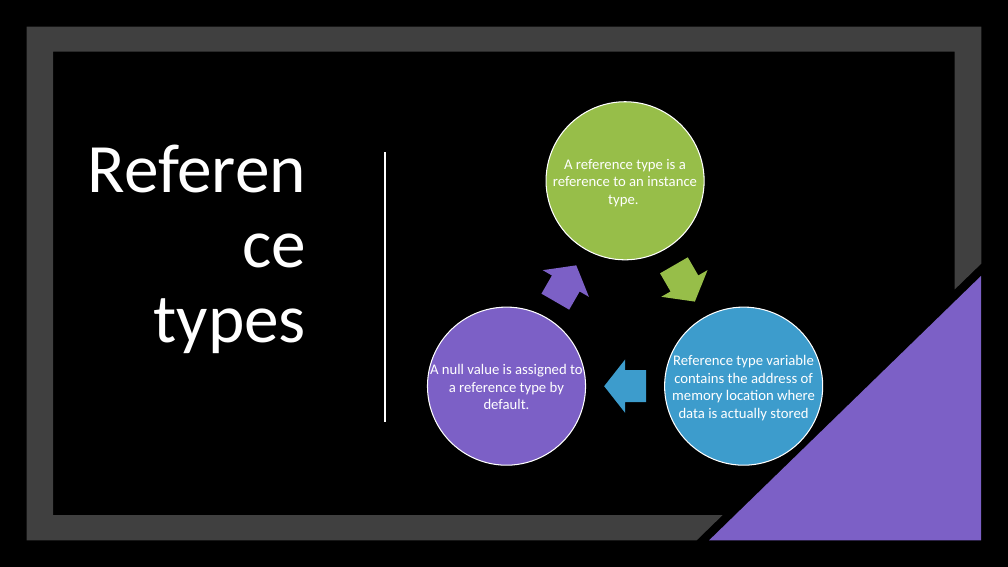
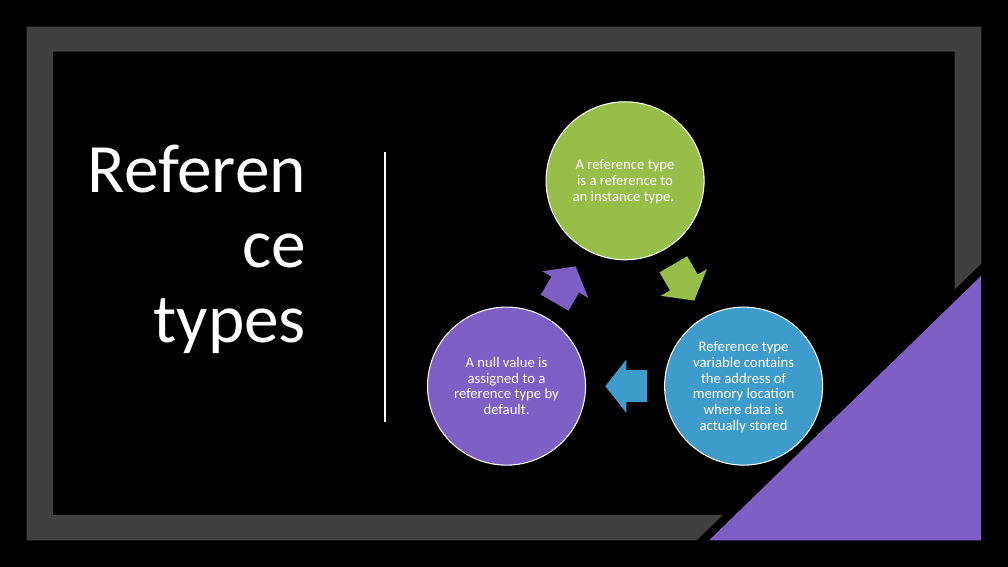
Before and after one commit to Aitrich-Technologies/Asp.Net-Core-Batch-30, a slide deck: slide 14 of Asp.NetCore/2.C#/Presentation/c#.pptx. Drawn at 1008x567 pixels with LibreOffice and Linux fonts; fonts in the diff are those of the drawing. Boxes give left, top, right and bottom in pixels: in the first picture for what was removed or moved away, otherwise in the second. Text is boxed around its words. In the diff, an @@ line names an element or a change of style, - is before the commit and + after.

```diff
--- a/Asp.NetCore/2.C#/Presentation/c#.pptx
+++ b/Asp.NetCore/2.C#/Presentation/c#.pptx
@@ text "A reference type is a ...": place and size @@
-text "A reference type is a ..." at (553,159,697,207)
+text "A reference type is a ..." at (573,159,675,204)
@@ line spacing 1 to 0.9 in 3 elements at (573,159,675,204), (693,341,795,433), (454,357,559,414) @@
@@ text "A null value is assigned ...": place and size @@
-text "A null value is assigned ..." at (430,361,583,409)
+text "A null value is assigned ..." at (454,357,559,414)
@@ text "Reference type variable contains the ...": place and size @@
-text "Reference type variable contains the ..." at (672,355,815,421)
+text "Reference type variable contains the ..." at (693,341,795,433)
```
Also in this commit, not shown: 5 other slides changed, 29 other files.
